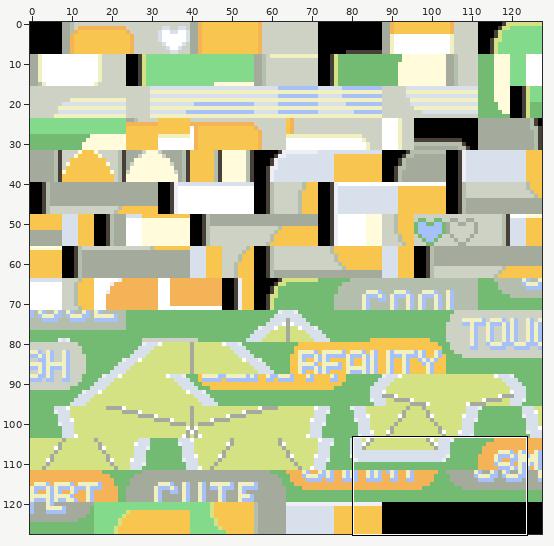
Two versions of one sprite sheet, graphics/summary_screen/tiles.png. The picture above shows the old version from afar; the outline marks the close-up.
Close-up. Before the commit:
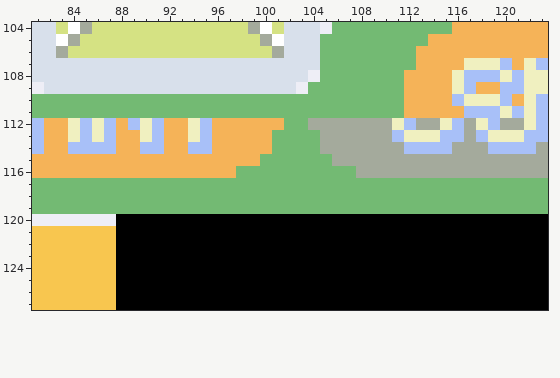
The file is 128x128 pixels. Shown: x 81..123, y 104..127.
The same view after the edit:
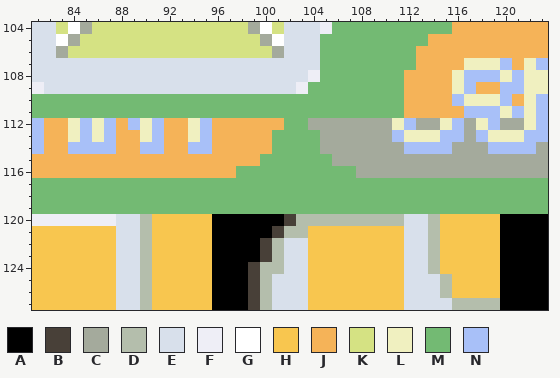
Palette (. is transparent): A #000000  B #484038  C #a4aa9c  D #b4beac  E #d8e0eb  F #eeeef6  G #ffffff  H #f8c64f  J #f5b358  K #d5e283  L #f0f0c0  M #73ba73  N #a8c0f8
Change:
y 120: x 88..95 AAAAAAAA -> EEDHHHHH; x 102..119 AAAAAAAAAAAAAAAAAA -> BDDDDDDDDDEEDHHHHH
y 121: x 88..95 AAAAAAAA -> EEDHHHHH; x 101..119 AAAAAAAAAAAAAAAAAAA -> BDDHHHHHHHHEEDHHHHH
y 122..123: x 88..95 AAAAAAAA -> EEDHHHHH; x 100..119 AAAAAAAAAAAAAAAAAAAA -> BDEEHHHHHHHHEEDHHHHH
y 124: x 88..95 AAAAAAAA -> EEDHHHHH; x 99..119 AAAAAAAAAAAAAAAAAAAAA -> BDDEEHHHHHHHHEEDHHHHH
y 125..126: x 88..95 AAAAAAAA -> EEDHHHHH; x 99..119 AAAAAAAAAAAAAAAAAAAAA -> BDEEEHHHHHHHHEEEDHHHH
y 127: x 88..95 AAAAAAAA -> EEDHHHHH; x 99..119 AAAAAAAAAAAAAAAAAAAAA -> BDEEEHHHHHHHHEEEEDDDD
Boxes around the changes in both close-ups, in picture pixels (x1, y1, x2, y2):
changed: (116, 214, 212, 310)
changed: (248, 214, 500, 310)
